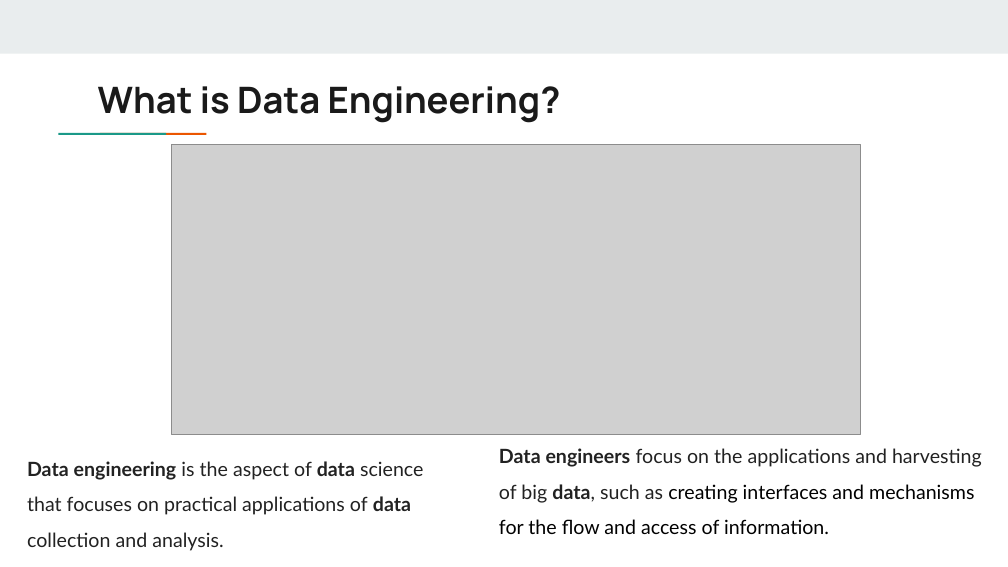
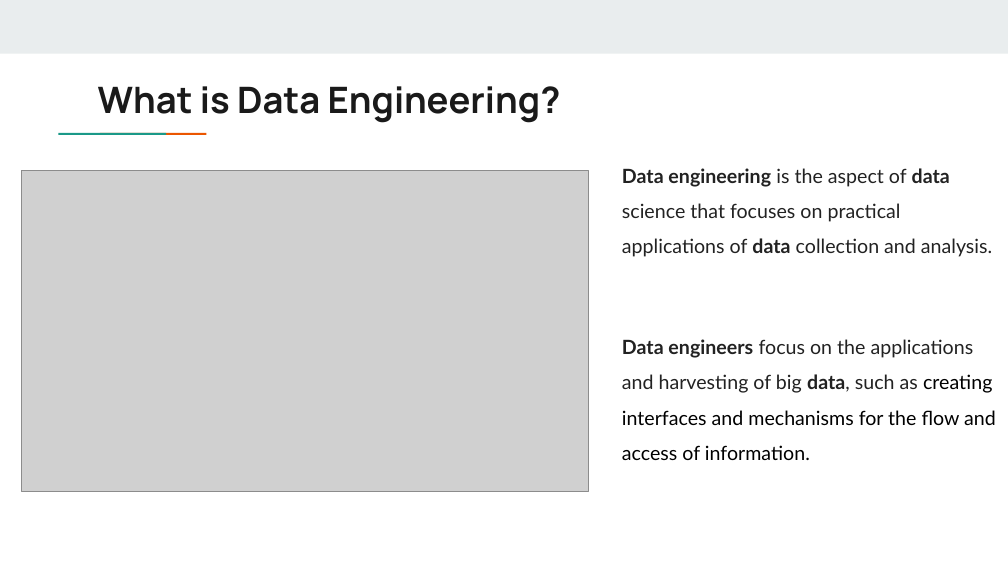
Before and after one commit to jbergmann56/ODSA-PythonAdvModels, a slide deck: slide 2 of Class Lectures/Data Engineering using Python & Dataiku (7).pptx. Drawn at 1008x567 pixels with LibreOffice and Linux fonts; fonts in the diff are those of the drawing; grey boxes stand for pictures. Boxes give left, top, right and bottom in pixels: in the first picture for what was removed or moved away, otherwise in the second. Text is boxed around its words. In the diff, an @@ line names an element or a change of style, - is before the commit and + after.

```diff
--- a/Class Lectures/Data Engineering using Python & Dataiku (7).pptx
+++ b/Class Lectures/Data Engineering using Python & Dataiku (7).pptx
@@ picture removed at box(171, 144, 860, 434) @@
@@ text "Data engineering is the aspect ..." rewrapped from box(27, 461, 423, 551) to box(622, 168, 992, 257) @@
@@ picture added at box(21, 171, 588, 492) @@
@@ text "Data engineers focus on the ..." rewrapped from box(499, 448, 982, 534) to box(622, 339, 996, 460) @@
```
Also in this commit, not shown: 1 other slide changed, 4 slides added.
